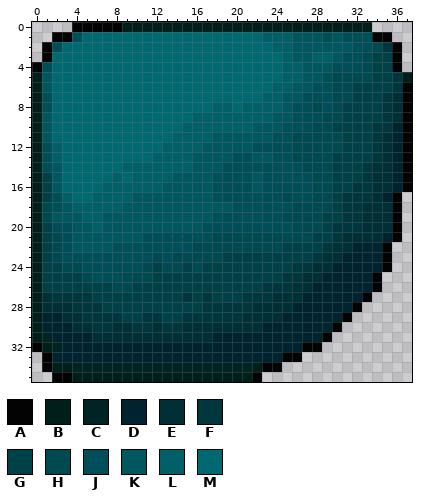
Two versions of one pixel-art sprite, tab/stone_bottom_right_selected.png. Above, as it was before the edit.
The file is 38x36 pixels. Colours within 5 levels of each other are drawn and written as one.
Palette (. is transparent): A #030303  B #001f1a  C #002423  D #00242f  E #002f35  F #00373e  G #004147  H #004951  J #004e58  K #00575f  L #005f67  M #006871
Pixels before, first column x 0:
 0 ....AAAAABBBBBBBBBBBBBBBBBBBBBBBBB....
 1 ..AAJMMMMMMMMMMMMMMMMMMLLLKKKJKJJJAA..
 2 .AJMMMMMMMMMMMMMMMMMMMMMLLKKKKKKJJHFA.
 3 .AMMMMMMMMMMMMMMMMMMMMMMMLKKLLKJJHGGA.
 4 AJMMMMMMMMMMMMMMMMMMMMMMMLLKKKJJJHGGA.
 5 BKMMMMMMMMMMMMMMMMMMMMMMMLLKKJHHHHGGFB
 6 BKMMMMMMMMMMMMMMMMMMMMMMLLKKJJHHGGGGFA
 7 BJMMMMMMMMMMMMMMMMMMMMMLLKKJJJHHGGGFEA
 8 BJMMMMMMMMMMMMMMMMLLMLLLLKJJHJHGGGGFEA
 9 BKMMMMMMMMMMMMMMLLLLLLLLKKJJJHHGGGGFEA
10 BKMMMMMMMMMMMMMLLLLLLLKKKJJJHHGGGGFFDA
11 BKMMMMMMMMMMMMLLLLKKKKKKJJHHHHHGGGFEDA
12 BJLMMMMMMMMMMLLLLKKKKKJJJJHHHHHGGGFEDA
13 BJLMMMMMMMMMLLLLKKKKJJKKJJHHHHGGGGFEDA
14 BJKMMMMMMLLLLLLLKKKJJJJJJJJHHHGGGFEEDA
15 BGKMMMMMLMLLLLKKKKJJJJKJJJJJHHGGGFEEDA
16 BGKMMMMLLLLLLKKKKKJJJJKJJJJJHHGGFFEEDA
17 BGJLMMLLLLKKKKKKKKJJJJJJJHJJHHGFFFEDA.
18 BHJKLLLLLKKKKKKKKKKKJJJJJJHHHHGFFEEEA.
19 BHKKKLLKKKKKKKKKKKJJJJJJJHHHHGGFFEEEA.
20 BGJJKKLKKKKKKKKKKJJJJJJJJJHHHGFFFEEEA.
21 BGHJKKKKKKKJJJJJJJHHHHHHHHHHGGFEEEEDA.
22 BGHJKKKKJJJJJJJJHHHHHHHHHGGGGFEEDDDA..
23 BGHJJJJJJJJJHJHHHHHGGGGGGGGGFEEDDDDA..
24 BGGHHJJJJJJHGHHGHGGGGGGGGGFFEEDDDDDA..
25 BGGGGHJJJHHHGGGGGGGGGGGGGFFEEDDDDDA...
26 BGGGGGGGHHGGGGGGGGGGGGGFFFEEDDDDDDA...
27 BEFFFFGGGGGGGGGFGFGGGFFFEEEDDDDDDA....
28 BEEEFFFGGGGGGGGGGFFFFFEEEEDDDDDDA.....
29 BDDEEFFFFGGFFGGFFFFFFEEEEDDDDDDA......
30 BDDDEEFFEEFFEFFEEEEEEEEDDDDDDDA.......
31 BCDDDDEEEEEEEEEEEEDDDDDDDDDDDA........
32 ABCDDDDDDDDDDDDDDDDDDDDDDDDAA.........
33 .ADDDDDDDDDDDDDDDDDDDDDDDAA...........
34 .ABBCCCCCCCCCCCCCCCCCCBAA.............
35 ..AABBBBBBBBBBBBBBBBBBA...............
The result:
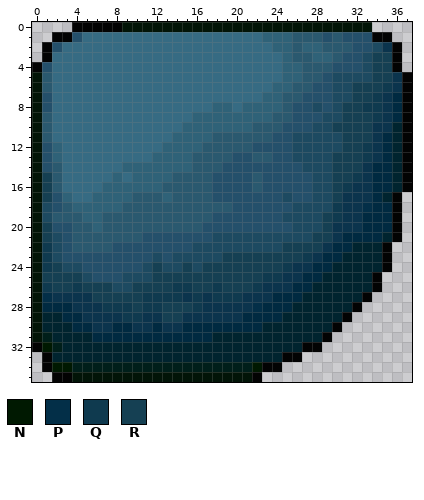
Colours new in this view: N #001901  P #032f48  Q #0f3a4f  R #154053
Author's note on the commit: updated color for chatbox and tab stones
What changed:
colour B: #001f1a -> #021407
colour C: #002423 -> #001f1a
colour E: #002f35 -> #002a41
colour F: #00373e -> #0b344d
colour H: #004951 -> #1d4a61
colour J: #004e58 -> #24506b
colour K: #00575f -> #2a596f
colour L: #005f67 -> #2f6278
colour M: #006871 -> #366b83
Changed rows in their new state; - is a pixel that keeps its letter.
first column x 1:
 2 --------------------------LL---------
 3 ---------------------------------RR--
 4 ---------------------------------RR--
 5 ---------------------------------RR-A
 6 -------------------------------RRRQ--
 7 -------------------------------RRQ---
 8 ------------------------------RRQQ---
 9 ------------------------------RRRQ---
10 -----------------------------RRRR----
11 ------------------------------RRR----
12 ------------------------------RRQ----
13 -----------------------------RRRQ----
14 -----------------------------RRR-----
15 R----------------------------RRQ-----
16 R----------------------------RQ------
17 R-----------L----------------R-------
18 -----------------------------Q--P----
19 ----------------------------RQ-------
20 R---------------------------R--------
21 R--------------------------RR--------
22 Q-----------------------RRRR---------
23 Q-----------------RRRRRRRRQ----------
24 QR---------R--R-RRRRRRRRQ------------
25 RRRR-------RRRRRRRRRRRQQ-------------
26 QRRQRRR--RRRRQQRRQRRRQ---------------
27 P----RRRRRQQQQ-Q-QQQ-----------------
28 ------QQQRQQRRRQ-----P---------------
29 --------QQ--RR-----------------------
32 N------------------------------------
34 -NN------------------N---------------
Where, in picture pixels (left, top, right, bottom), the same in both pictures:
changed: (32, 22, 412, 382)
